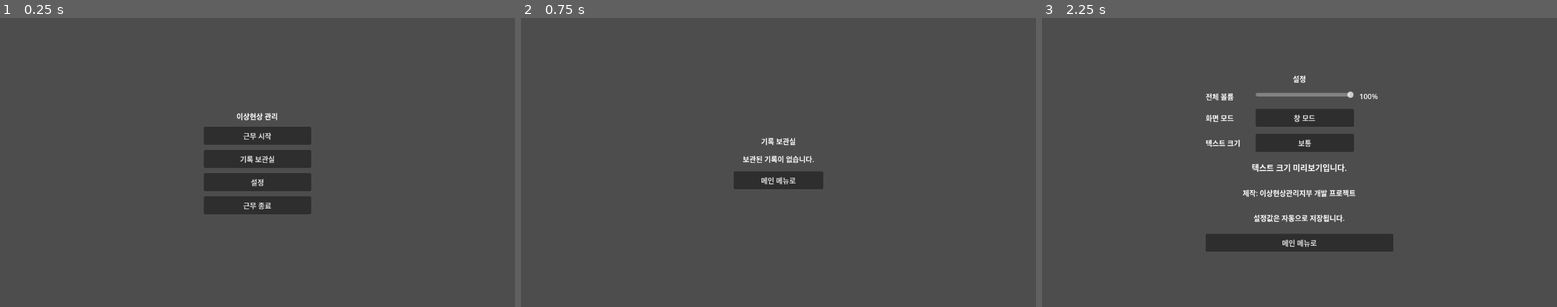
Above: before the commit, frames 1-3 (left to right).
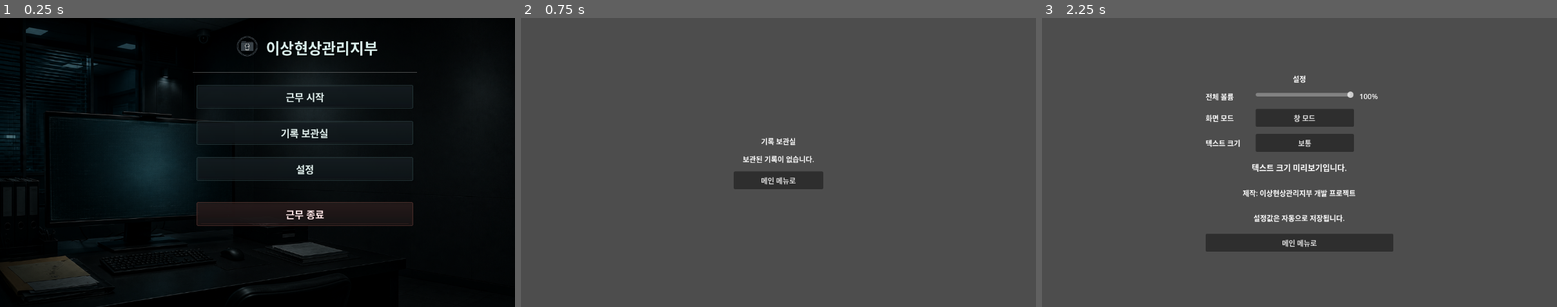
Above: after the commit, the same moments.

Repository: maze4670/AnomalyManagementBranch
Game: Godot game, scene res://scenes/main_menu/MainMenu.tscn
The game is run twice, just before and just after one commit, with the same random seed, the same clock (stepped at 60 frames per second) and the same inputs.
Inputs:
- Up to frame 1 (0.25 s): no input
- Up to frame 2 (0.75 s): click "기록 보관실" at 0.5 s
- Up to frame 3 (2.25 s): click "메인 메뉴로" at 1.25 s; click "설정" at 2 s

The runs differ from the first frame. In frame 1, 99% of the frame differs, in the area x 0-100%, y 0-100%; in frame 2, nothing differs; in frame 3, nothing differs.

Commit message:
Apply main menu UI theme

Diff:
--- a/scenes/main_menu/MainMenu.tscn
+++ b/scenes/main_menu/MainMenu.tscn
@@ -1,6 +1,32 @@
-[gd_scene format=3 uid="uid://ctuonvcmteryy"]
+[gd_scene load_steps=10 format=3 uid="uid://ctuonvcmteryy"]
 
 [ext_resource type="Script" uid="uid://bwo8vexylnnev" path="res://scripts/ui/main_menu/main_menu.gd" id="1_main_menu"]
+[ext_resource type="Texture2D" path="res://assets/ui/bg_main_menu_terminal.png" id="2_background"]
+[ext_resource type="Texture2D" path="res://assets/ui/logo_symbol.png" id="3_logo"]
+[ext_resource type="Texture2D" path="res://assets/ui/ui_action_button_normal.png" id="4_button_normal"]
+[ext_resource type="Texture2D" path="res://assets/ui/ui_action_button_selected.png" id="5_button_selected"]
+[ext_resource type="Texture2D" path="res://assets/ui/ui_danger_button.png" id="6_button_danger"]
+
+[sub_resource type="StyleBoxTexture" id="StyleBox_button_normal"]
+texture = ExtResource("4_button_normal")
+texture_margin_left = 32.0
+texture_margin_top = 18.0
+texture_margin_right = 32.0
+texture_margin_bottom = 18.0
+
+[sub_resource type="StyleBoxTexture" id="StyleBox_button_selected"]
+texture = ExtResource("5_button_selected")
+texture_margin_left = 32.0
+texture_margin_top = 18.0
+texture_margin_right = 32.0
+texture_margin_bottom = 18.0
+
+[sub_resource type="StyleBoxTexture" id="StyleBox_button_danger"]
+texture = ExtResource("6_button_danger")
+texture_margin_left = 32.0
+texture_margin_top = 18.0
+texture_margin_right = 32.0
+texture_margin_bottom = 18.0
 
 [node name="MainMenu" type="Control" unique_id=200042100]
 layout_mode = 3
@@ -11,45 +37,142 @@
 grow_vertical = 2
 script = ExtResource("1_main_menu")
 
-[node name="CenterContainer" type="CenterContainer" parent="." unique_id=204554064]
+[node name="Background" type="TextureRect" parent="."]
 layout_mode = 1
 anchors_preset = 15
 anchor_right = 1.0
 anchor_bottom = 1.0
 grow_horizontal = 2
 grow_vertical = 2
+mouse_filter = 2
+texture = ExtResource("2_background")
+expand_mode = 1
+stretch_mode = 6
 
-[node name="MenuContainer" type="VBoxContainer" parent="CenterContainer" unique_id=1450144763]
+[node name="DarkOverlay" type="ColorRect" parent="."]
+layout_mode = 1
+anchors_preset = 15
+anchor_right = 1.0
+anchor_bottom = 1.0
+grow_horizontal = 2
+grow_vertical = 2
+mouse_filter = 2
+color = Color(0, 0, 0, 0.38)
+
+[node name="MenuArea" type="MarginContainer" parent="."]
+layout_mode = 1
+anchors_preset = 6
+anchor_left = 1.0
+anchor_top = 0.5
+anchor_right = 1.0
+anchor_bottom = 0.5
+offset_left = -720.0
+offset_top = -292.0
+offset_right = -220.0
+offset_bottom = 292.0
+grow_horizontal = 0
+grow_vertical = 2
+
+[node name="MenuContainer" type="VBoxContainer" parent="MenuArea" unique_id=1450144763]
 layout_mode = 2
 theme_override_constants/separation = 12
 
-[node name="TitleLabel" type="Label" parent="CenterContainer/MenuContainer" unique_id=1024288965]
+[node name="Header" type="HBoxContainer" parent="MenuArea/MenuContainer"]
 layout_mode = 2
-text = "이상현상 관리"
-horizontal_alignment = 1
+theme_override_constants/separation = 8
+alignment = 1
+
+[node name="Logo" type="TextureRect" parent="MenuArea/MenuContainer/Header"]
+custom_minimum_size = Vector2(68, 68)
+layout_mode = 2
+mouse_filter = 2
+texture = ExtResource("3_logo")
+expand_mode = 1
+stretch_mode = 5
+
+[node name="TitleLabel" type="Label" parent="MenuArea/MenuContainer/Header" unique_id=1024288965]
+layout_mode = 2
+theme_override_colors/font_color = Color(0.86, 0.94, 0.93, 1)
+theme_override_colors/font_shadow_color = Color(0, 0, 0, 0.8)
+theme_override_constants/shadow_offset_x = 2
+theme_override_constants/shadow_offset_y = 2
+theme_override_font_sizes/font_size = 34
+text = "이상현상관리지부"
 vertical_alignment = 1
 
-[node name="StartWorkButton" type="Button" parent="CenterContainer/MenuContainer" unique_id=805105584]
-custom_minimum_size = Vector2(240, 40)
+[node name="HeaderDivider" type="HSeparator" parent="MenuArea/MenuContainer"]
+custom_minimum_size = Vector2(0, 18)
 layout_mode = 2
+theme_override_constants/separation = 14
+
+[node name="StartWorkButton" type="Button" parent="MenuArea/MenuContainer" unique_id=805105584]
+custom_minimum_size = Vector2(500, 64)
+layout_mode = 2
+focus_neighbor_bottom = NodePath("../ArchiveButton")
+theme_override_colors/font_color = Color(0.88, 0.94, 0.93, 1)
+theme_override_colors/font_hover_color = Color(1, 1, 1, 1)
+theme_override_colors/font_focus_color = Color(1, 1, 1, 1)
+theme_override_colors/font_pressed_color = Color(1, 1, 1, 1)
+theme_override_font_sizes/font_size = 22
+theme_override_styles/normal = SubResource("StyleBox_button_normal")
+theme_override_styles/hover = SubResource("StyleBox_button_selected")
+theme_override_styles/pressed = SubResource("StyleBox_button_selected")
+theme_override_styles/focus = SubResource("StyleBox_button_selected")
 text = "근무 시작"
 
-[node name="ArchiveButton" type="Button" parent="CenterContainer/MenuContainer" unique_id=1721367963]
-custom_minimum_size = Vector2(240, 40)
+[node name="ArchiveButton" type="Button" parent="MenuArea/MenuContainer" unique_id=1721367963]
+custom_minimum_size = Vector2(500, 64)
 layout_mode = 2
+focus_neighbor_top = NodePath("../StartWorkButton")
+focus_neighbor_bottom = NodePath("../SettingsButton")
+theme_override_colors/font_color = Color(0.88, 0.94, 0.93, 1)
+theme_override_colors/font_hover_color = Color(1, 1, 1, 1)
+theme_override_colors/font_focus_color = Color(1, 1, 1, 1)
+theme_override_colors/font_pressed_color = Color(1, 1, 1, 1)
+theme_override_font_sizes/font_size = 22
+theme_override_styles/normal = SubResource("StyleBox_button_normal")
+theme_override_styles/hover = SubResource("StyleBox_button_selected")
+theme_override_styles/pressed = SubResource("StyleBox_button_selected")
+theme_override_styles/focus = SubResource("StyleBox_button_selected")
 text = "기록 보관실"
 
-[node name="SettingsButton" type="Button" parent="CenterContainer/MenuContainer" unique_id=924398740]
-custom_minimum_size = Vector2(240, 40)
+[node name="SettingsButton" type="Button" parent="MenuArea/MenuContainer" unique_id=924398740]
+custom_minimum_size = Vector2(500, 64)
 layout_mode = 2
+focus_neighbor_top = NodePath("../ArchiveButton")
+focus_neighbor_bottom = NodePath("../QuitButton")
+theme_override_colors/font_color = Color(0.88, 0.94, 0.93, 1)
+theme_override_colors/font_hover_color = Color(1, 1, 1, 1)
+theme_override_colors/font_focus_color = Color(1, 1, 1, 1)
+theme_override_colors/font_pressed_color = Color(1, 1, 1, 1)
+theme_override_font_sizes/font_size = 22
+theme_override_styles/normal = SubResource("StyleBox_button_normal")
+theme_override_styles/hover = SubResource("StyleBox_button_selected")
+theme_override_styles/pressed = SubResource("StyleBox_button_selected")
+theme_override_styles/focus = SubResource("StyleBox_button_selected")
 text = "설정"
 
-[node name="QuitButton" type="Button" parent="CenterContainer/MenuContainer" unique_id=529566612]
-custom_minimum_size = Vector2(240, 40)
+[node name="ButtonSpacer" type="Control" parent="MenuArea/MenuContainer"]
+custom_minimum_size = Vector2(0, 8)
 layout_mode = 2
+mouse_filter = 2
+
+[node name="QuitButton" type="Button" parent="MenuArea/MenuContainer" unique_id=529566612]
+custom_minimum_size = Vector2(500, 64)
+layout_mode = 2
+focus_neighbor_top = NodePath("../SettingsButton")
+theme_override_colors/font_color = Color(1, 0.9, 0.9, 1)
+theme_override_colors/font_hover_color = Color(1, 1, 1, 1)
+theme_override_colors/font_focus_color = Color(1, 1, 1, 1)
+theme_override_colors/font_pressed_color = Color(1, 1, 1, 1)
+theme_override_font_sizes/font_size = 22
+theme_override_styles/normal = SubResource("StyleBox_button_danger")
+theme_override_styles/hover = SubResource("StyleBox_button_selected")
+theme_override_styles/pressed = SubResource("StyleBox_button_selected")
+theme_override_styles/focus = SubResource("StyleBox_button_selected")
 text = "근무 종료"
 
-[connection signal="pressed" from="CenterContainer/MenuContainer/StartWorkButton" to="." method="_on_start_work_button_pressed"]
-[connection signal="pressed" from="CenterContainer/MenuContainer/ArchiveButton" to="." method="_on_archive_button_pressed"]
-[connection signal="pressed" from="CenterContainer/MenuContainer/SettingsButton" to="." method="_on_settings_button_pressed"]
-[connection signal="pressed" from="CenterContainer/MenuContainer/QuitButton" to="." method="_on_quit_button_pressed"]
+[connection signal="pressed" from="MenuArea/MenuContainer/StartWorkButton" to="." method="_on_start_work_button_pressed"]
+[connection signal="pressed" from="MenuArea/MenuContainer/ArchiveButton" to="." method="_on_archive_button_pressed"]
+[connection signal="pressed" from="MenuArea/MenuContainer/SettingsButton" to="." method="_on_settings_button_pressed"]
+[connection signal="pressed" from="MenuArea/MenuContainer/QuitButton" to="." method="_on_quit_button_pressed"]
Binary file added: assets/ui/bg_main_menu_terminal.png
Not shown, added: assets/ui/bg_main_menu_terminal.png.import
Binary file added: assets/ui/logo_symbol.png
Not shown, added: assets/ui/logo_symbol.png.import
Binary file added: assets/ui/ui_action_button_normal.png
Not shown, added: assets/ui/ui_action_button_normal.png.import
Binary file added: assets/ui/ui_action_button_selected.png
Not shown, added: assets/ui/ui_action_button_selected.png.import
Binary file added: assets/ui/ui_choice_panel.png
Not shown, added: assets/ui/ui_choice_panel.png.import
Binary file added: assets/ui/ui_confirm_button.png
Not shown, added: assets/ui/ui_confirm_button.png.import
(and 22 more such lines)
